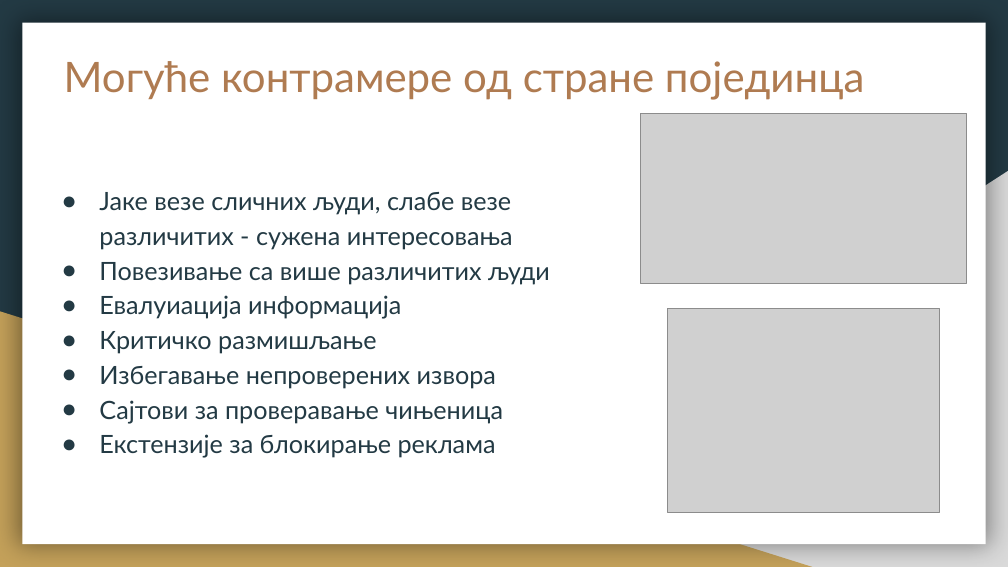
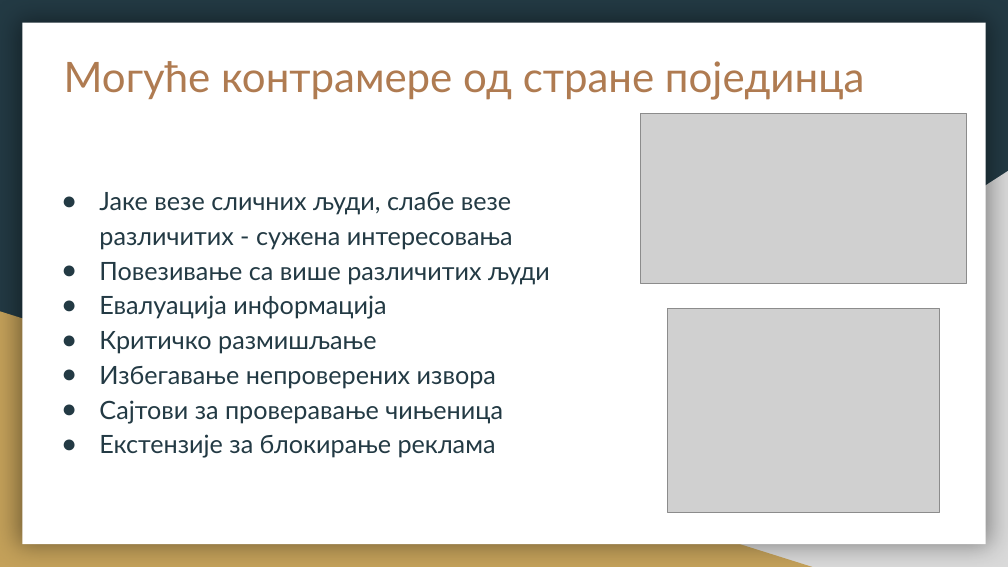
Before and after one commit to vukvuk21/RID, a slide deck: slide 19 of rid_2022_seminarski/mi18130_Bogdan_Markovic/predavanje_2/BogdanMarkovicPrezentacija.pptx. Drawn at 1008x567 pixels with LibreOffice and Linux fonts; fonts in the diff are those of the drawing; grey boxes stand for pictures. Boxes give left, top, right and bottom in pixels: in the first picture for what was removed or moved away, otherwise in the second. Text is boxed around its words. In the diff, an @@ line names an element or a change of style, - is before the commit and + after.

```diff
--- a/rid_2022_seminarski/mi18130_Bogdan_Markovic/predavanje_2/BogdanMarkovicPrezentacija.pptx
+++ b/rid_2022_seminarski/mi18130_Bogdan_Markovic/predavanje_2/BogdanMarkovicPrezentacija.pptx
@@ text at <box>99,295,386,319</box>: text changed @@
-● Евалуиација информација
+● Евалуација информација
```
Also in this commit, not shown: 10 other slides changed, 1 other file.
